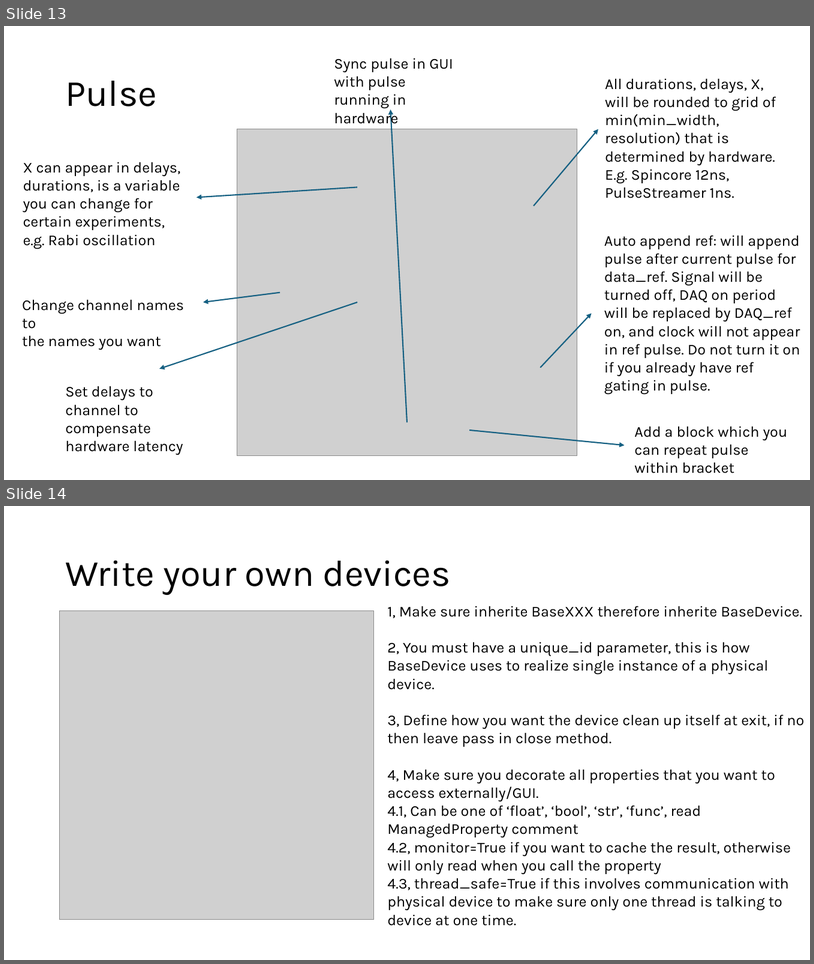
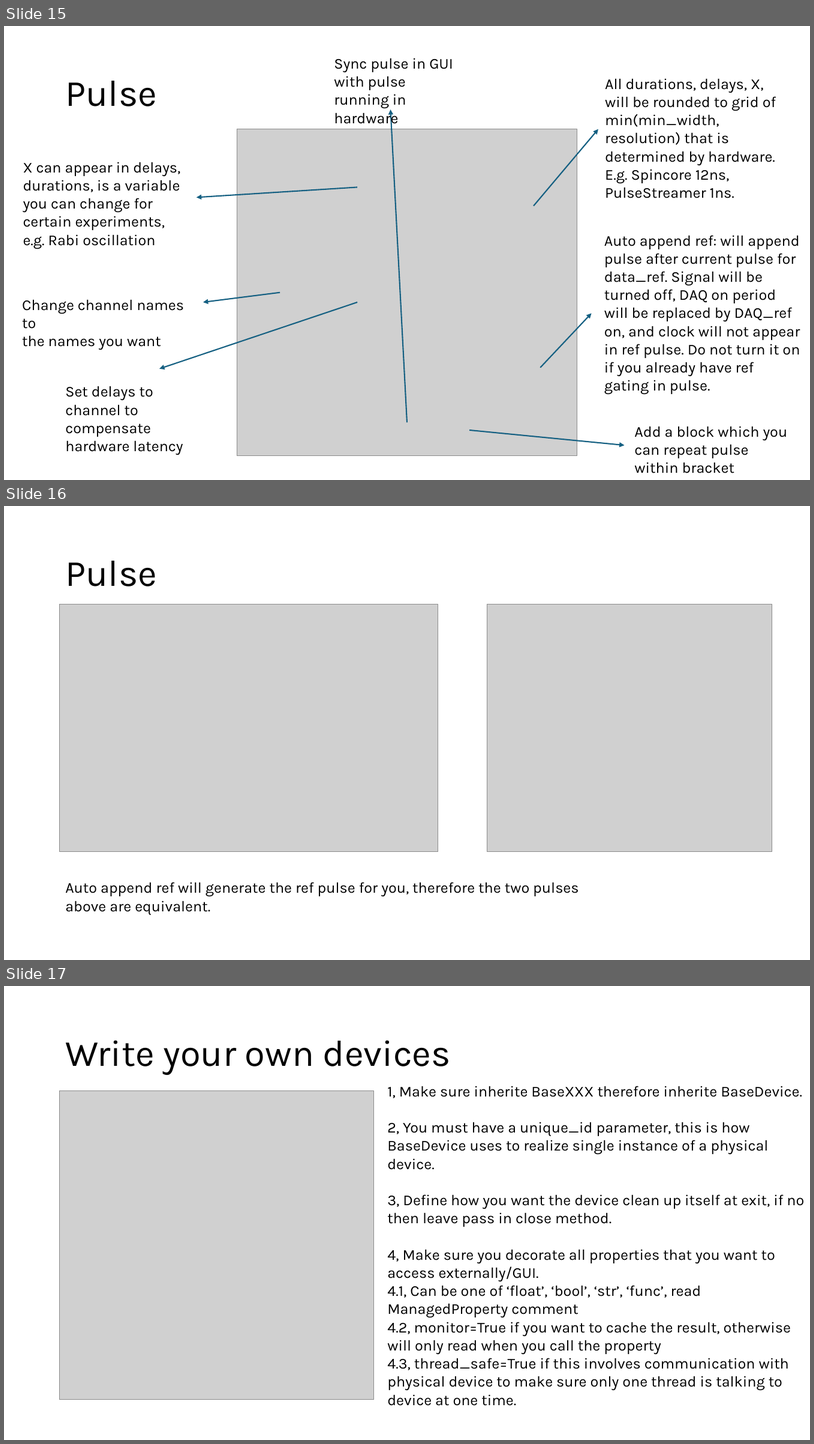
Before and after one commit to QuantumshWu/Confocal-GUIv2, a slide deck: documentation_device.pptx. Shown one above the other, each under a label of ours: slides 13 and 14 before the commit, slides 15, 16 and 17 after it. The pictures are 814x964 and 814x1444 pixels, drawn with LibreOffice and Linux fonts; fonts in the diff are those of the drawing; grey boxes stand for pictures. Boxes give left, top, right and bottom in pixels: in the first picture for what was removed or moved away, otherwise in the second. Text is boxed around its words. In the diff, an @@ line names an element or a change of style, - is before the commit and + after.

Commit message:
Update pulses and documentations

```diff
--- a/documentation_device.pptx
+++ b/documentation_device.pptx
@@ slide 16 added at box(4, 506, 810, 960), background #FFFFFF @@
@@ title added at box(65, 561, 156, 586), 44 pt, text #000000 @@
+Pulse
@@ picture added at box(60, 604, 438, 852) @@
@@ picture added at box(488, 604, 772, 852) @@
@@ text added at box(65, 882, 579, 915), 18 pt, text #000000 @@
+Auto append ref will generate the ref pulse for you, therefore the two pulses above are equivalent.
@@ what was slide 13 is now slide 15 @@
@@ what was slide 14 is now slide 17 @@
```
Also in this commit, not shown: 2 other slides added, 10 other files.
